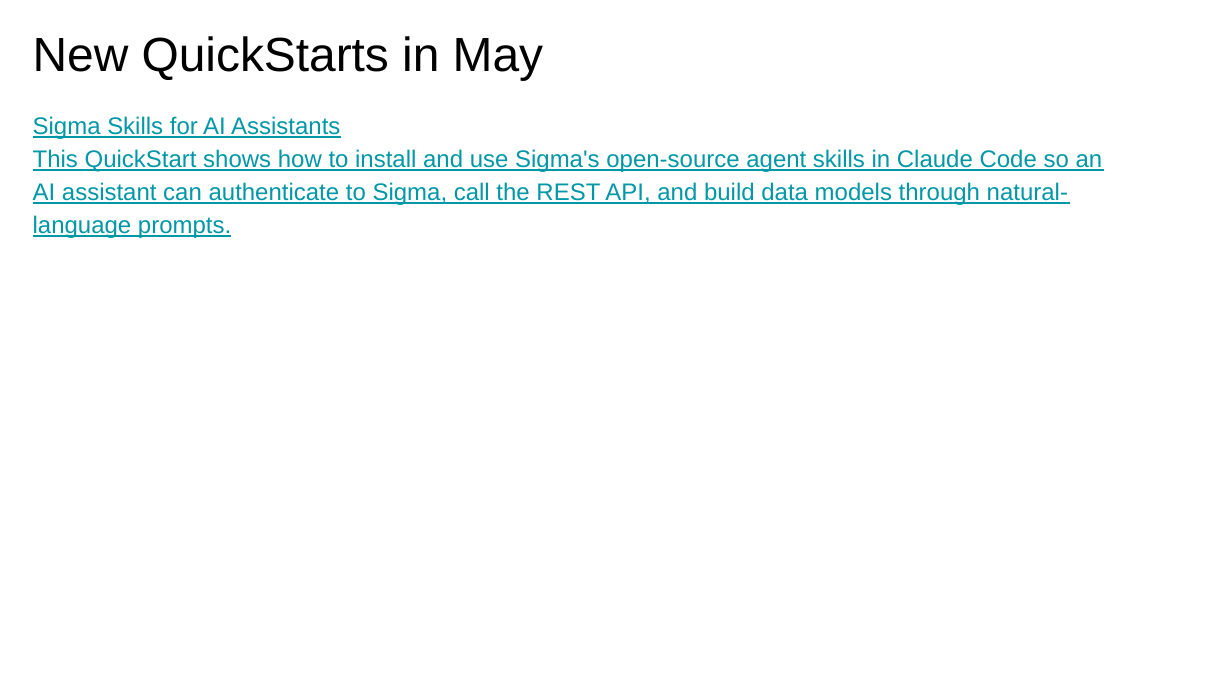
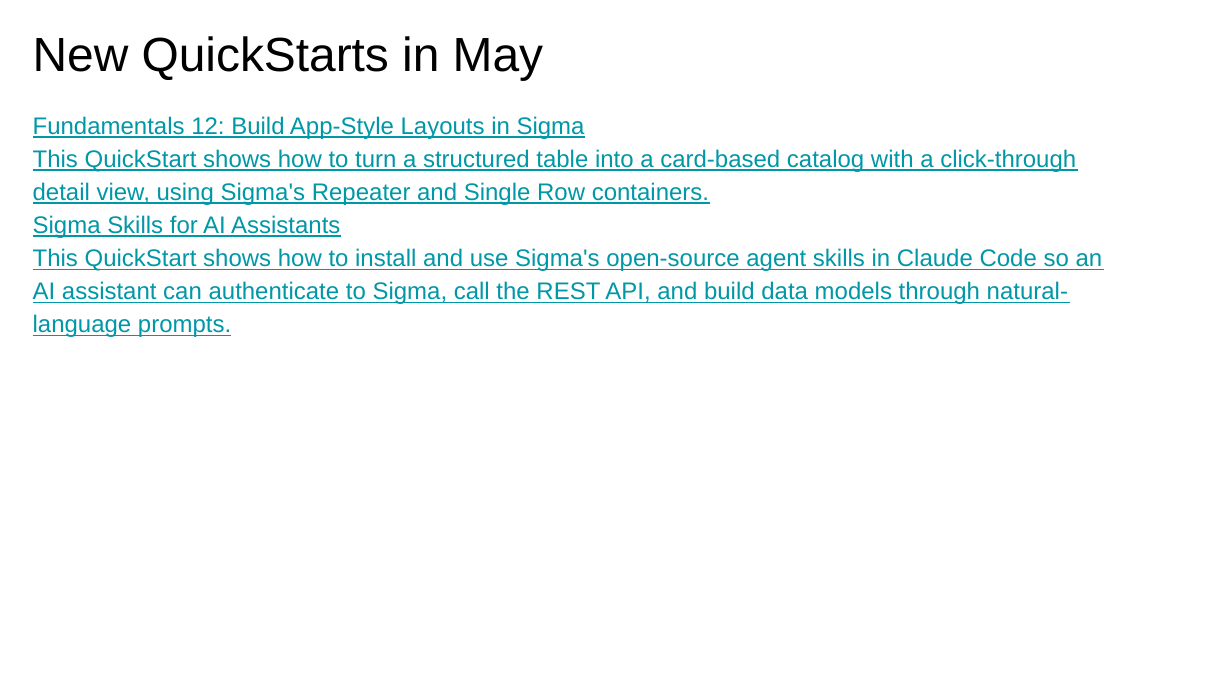
Before and after one commit to sigmacomputing/sigmaquickstarts, a slide deck: slide 17 of .claude/SKILLS/first-friday-features/output/05_2026_first_friday_features.pptx (slide 15 before the commit). Drawn at 1232x693 pixels with LibreOffice and Linux fonts; fonts in the diff are those of the drawing; background and template pictures are left out. Boxes give left, top, right and bottom in pixels: in the first picture for what was removed or moved away, otherwise in the second. Text is boxed around its words. In the diff, an @@ line names an element or a change of style, - is before the commit and + after.

```diff
--- a/.claude/SKILLS/first-friday-features/output/05_2026_first_friday_features.pptx
+++ b/.claude/SKILLS/first-friday-features/output/05_2026_first_friday_features.pptx
@@ text at [33, 116, 1076, 205]: paragraphs added @@
+Fundamentals 12: Build App-Style Layouts in Sigma
+  This QuickStart shows how to turn a structured table into a card-based catalog with a click-through detail view, using Sigma's Repeater and Single Row containers.
```
Also in this commit, not shown: 3 other slides changed, 2 slides added, 1 other file.
